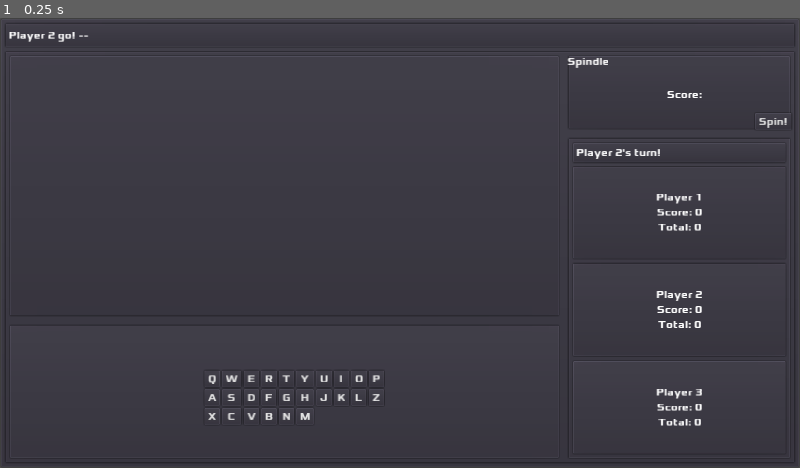
Above: before the commit, frame 1.
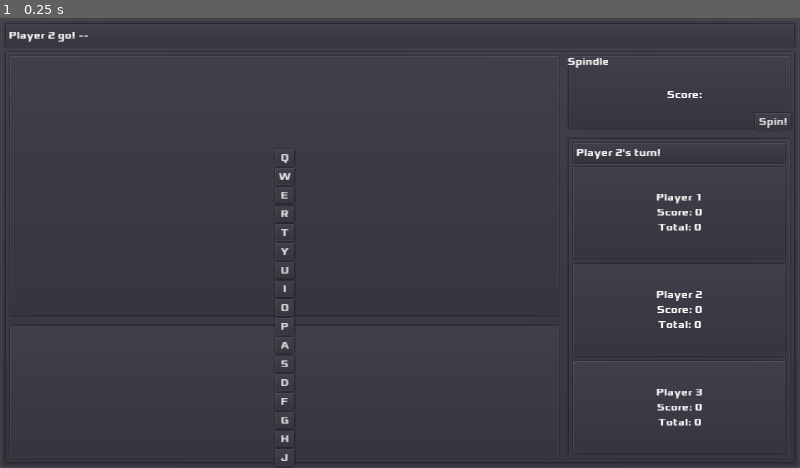
Above: after the commit, the same moment.

Repository: zacryol/spindle-of-serendipity
Game: Godot game, scene res://game/GamePanel.tscn
Two runs of this game, one before a commit and one after it. Both use one fixed random seed, a clock stepped at 60 frames per second and the inputs below. This scene is started directly instead of the project's main scene.
Inputs:
- Up to frame 1 (0.25 s): no input

The runs differ from the first frame. In frame 1, 0.5% of the frame differs, in the area x 26-48%, y 30-99%.
Error in both runs: Division By Zero in operator '%'. (res://system/singletons/EntryManager.gd:71)

Commit message:
Working with row length

Diff:
--- a/godot/game/components/Keyboard.gd
+++ b/godot/game/components/Keyboard.gd
@@ -5,11 +5,12 @@
 
 func _ready():
 	# Setup Keys
-	for c in CharSet.CHAR_MAIN:
+	for c in CharSet.CHAR_MAIN.size():
 		var b := Button.new()
-		b.text = c
+		b.text = CharSet.CHAR_MAIN[c]
 		key_container.add_child(b)
-		pass
+
+
 
 	var keys := key_container.get_children()
 	for key in keys:
--- a/godot/game/components/Keyboard.tscn
+++ b/godot/game/components/Keyboard.tscn
@@ -26,13 +26,16 @@
 margin_top = -34.0
 margin_right = 128.5
 margin_bottom = 34.0
+grow_horizontal = 2
+grow_vertical = 2
 __meta__ = {
 "_edit_use_anchors_": false
 }
 
 [node name="GridContainer" type="GridContainer" parent="CenterContainer"]
-margin_left = 129.0
+margin_left = 128.0
 margin_top = 34.0
-margin_right = 129.0
+margin_right = 128.0
 margin_bottom = 34.0
-columns = 10
+grow_horizontal = 2
+grow_vertical = 2
--- a/godot/system/singletons/CharSet.gd
+++ b/godot/system/singletons/CharSet.gd
@@ -31,7 +31,14 @@
 ])
 
 # Determine keyboard layout - row lengths
+# Remaining letters will be arranged according to largest value
 const LINE_BREAKS := PoolIntArray([
 	10,
 	9,
 ])
+
+func get_row_length() -> int:
+	var length := 0
+	for i in LINE_BREAKS:
+		length = max(i, length)
+	return length
